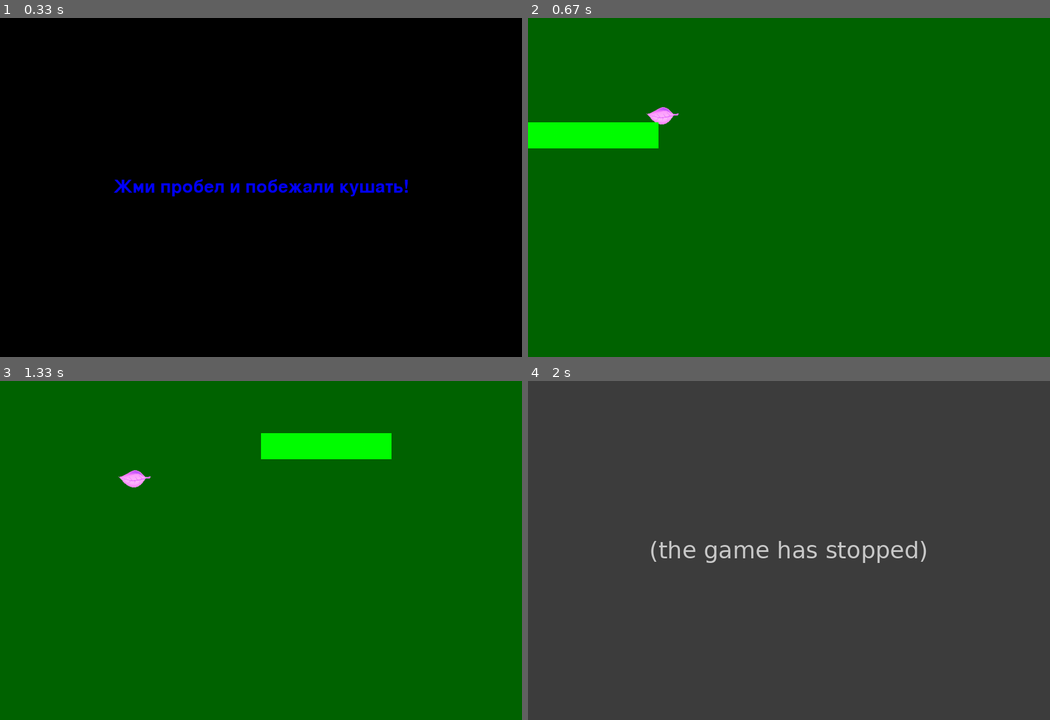
Above: before the commit, frames 1-4 (two rows, left to right).
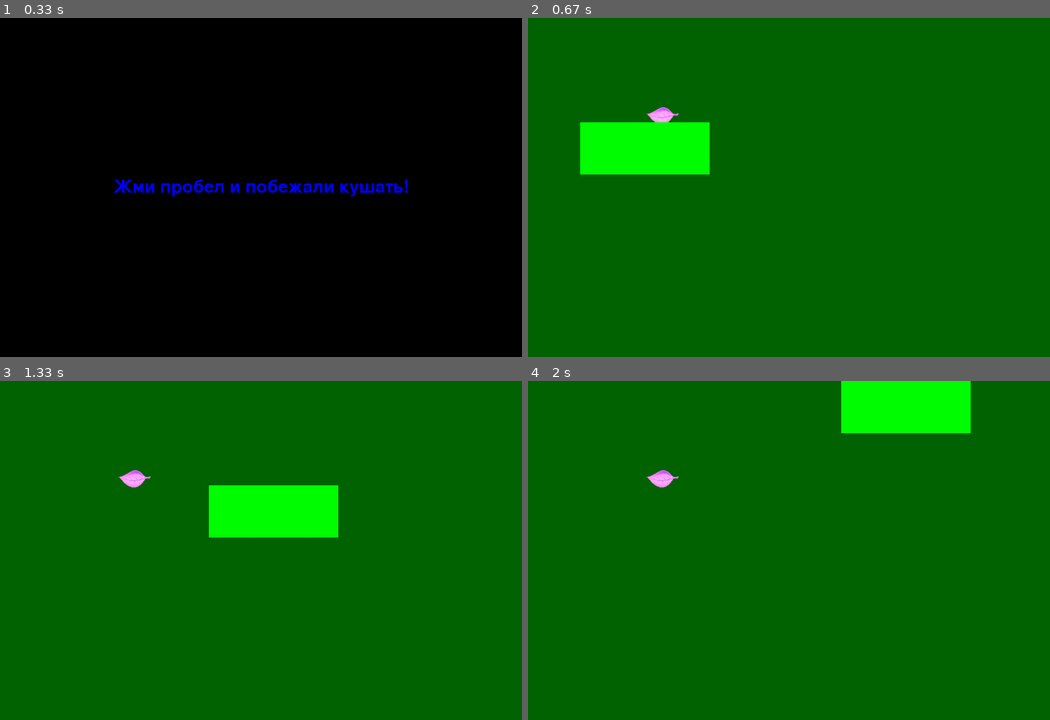
Above: after the commit, the same moments.

Repository: 1miki2/Pygame
Game: pygame game, started from main.py
The game is run twice, just before and just after one commit, with the same random seed, the same clock (stepped at 60 frames per second) and the same inputs.
Inputs:
- Up to frame 1 (0.33 s): no input
- Up to frame 2 (0.67 s): tap Space at 0.33 s
- Up to frame 3 (1.33 s): hold Right 0.67-1.13 s; hold Up from 1.17 s (still down)
- Up to frame 4 (2 s): release Up at 1.67 s; hold Right from 1.7 s (still down)

Frame 1 is identical in both runs. In frame 2, 3.4% of the frame differs, in the area x 0-35%, y 30-47%; in frame 3, 5.8%; in frame 4, 100%, in the area x 0-100%, y 0-100%.
Before the commit the program exited at 1.7 s; later frames show no game.

Commit message:
create 1

Diff:
--- a/main.py
+++ b/main.py
@@ -11,10 +11,11 @@
 clock = pygame.time.Clock()
 leaves = ['red_leaf.png', 'green_leaf.png', 'purple_leaf.png', 'pink_leaf.png']
 font_style = pygame.font.SysFont(None, 50)
-worm_size = 50
-worm_speed = 10
+worm_size = 100
+worm_speed = 5
 running = True
 game_over = False
+k = 0
 
 
 def message(msg, color):
@@ -69,9 +70,10 @@
 class Player(pygame.sprite.Sprite):
     def __init__(self, coord):
         super().__init__(worm_sprites, all_sprites)
-        self.image = pygame.Surface([worm_size, worm_size])
-        self.rect = pygame.Rect(coord[0], coord[1], worm_size, worm_size)
+        self.image = pygame.Surface((worm_size, worm_size))
         self.image.fill('green')
+        self.rect = self.image.get_rect()
+        self.rect = self.rect.move(coord)
 
     def update(self, *args):
         global game_over
@@ -121,7 +123,7 @@
 def game():
     Leaf()
     for i in range(5):
-        Player((200 - worm_size * i, 200))
+        Player((worm_size + 37 * i, 200))
     x, y = 0, 0
     while running:
         if game_over:
@@ -143,7 +145,6 @@
                     x, y = worm_size, 0
         screen.fill('dark green')
         move(x, y)
-        worm_sprites.update(x, y)
         all_sprites.draw(screen)
         all_sprites.update()
         pygame.display.flip()
